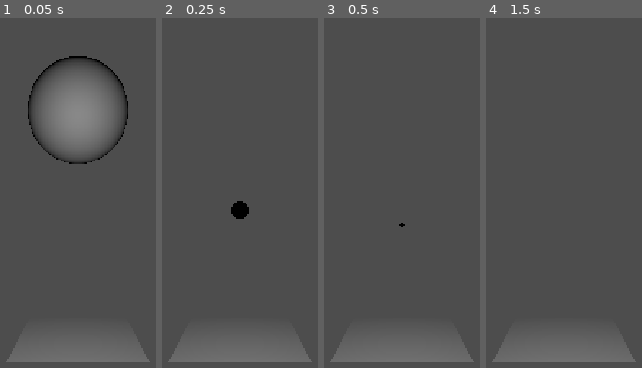
Above: before the commit, frames 1-4 (left to right).
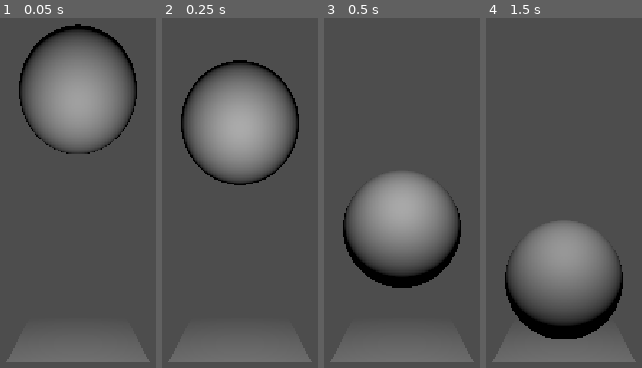
Above: after the commit, the same moments.

Repository: FlameFreezer/170.3
Game: Godot game, scene res://scenes/main.tscn
Same seed, same stepped clock (60 frames per second), same inputs: the game is played once before the commit and once after it.
Inputs:
- Up to frame 1 (0.05 s): no input
- Up to frame 2 (0.25 s): no input
- Up to frame 3 (0.5 s): no input
- Up to frame 4 (1.5 s): hold D (steer right) 0.53-1.28 s; hold Shift (clutch) 0.53-1.28 s; tap Enter at 1.25 s; hold Q (downshift) from 1.28 s (still down); tap W (throttle) at 1.35 s

The runs differ from the first frame. In frame 1, 12% of the frame differs, in the area x 12-88%, y 1-42%; in frame 2, 16%, in the area x 12-88%, y 12-58%; in frame 3, 15%; in frame 4, 14%.

Commit message:
Rear wheels working MASHALLAH WE ARE SAVED

Diff:
--- a/Scripts/Car/chassis.gd
+++ b/Scripts/Car/chassis.gd
@@ -12,11 +12,11 @@
 @export var redline_rpm: float = 10000 # Based on my own car's redline, even if I never reached it while recording its noises
 @export var starting_rpm: float = 0
 @export var flywheel_weight: float = 6
-@export var cylinder_volume: float = 1
+@export var cylinder_volume: float = 10
 @export var drag_factor: float = 0.2
 
 @export_category("Transmission variables")
-@export var gear_ratios: Array[float] = [1.0/500, 1.0/375, 1.0/200, 1.0/125, 1.0/75, 1.0/50]
+@export var gear_ratios: Array[float] = [1.0/50, 1.0/25, 1.0/12.5, 1.0/6.25, 1.0/75, 1.0/3.125]
 @export var starting_gear_ratio_index: int = 0
 @export var clutch_response_time: float = 0.5 # In seconds
 
@@ -54,24 +54,26 @@
 	throttle_input = Input.is_action_pressed("throttle") as int
 	handbrake_input = Input.is_action_pressed("handbrake") as int
 	steering_input = (Input.is_action_pressed("steer right") as int) - (Input.is_action_pressed("steer left") as int)
+	if (shifter_input == 0):
+		shifter_input = (Input.is_action_just_pressed("upshift") as int) - (Input.is_action_just_pressed("downshift") as int)
 	clutch_input = Input.is_action_pressed("clutch") as int
 
 ## Uses Godot's physics engine to apply forces calculated by our physics engine
 func _physics_process(delta: float) -> void:
-	shifter_input = (Input.is_action_just_pressed("upshift") as int) - (Input.is_action_just_pressed("downshift") as int)
 	var motor_proposed_rpm := motor.propose_rpm(throttle_input, delta)
 	var rear_axle_proposed_rpm := rear_axle.propose_rpm(delta)
 	transmission.update_clutch_state(clutch_input, delta)
 	transmission.update_gear(shifter_input)
+	shifter_input = 0
 
 	transmission.transmit_energy(motor_proposed_rpm, rear_axle_proposed_rpm, motor, rear_axle)
 
 
 	var current_velocity = utils.get_vector2(linear_velocity)
-	var current_direction = utils.get_vector2(global_basis.z)
-	var rear_force = rear_axle.get_force_output(current_velocity, current_direction, delta) * 1000.0
-	var front_force = front_axle.get_force_output(current_velocity, current_direction) * 1000.0
+	var current_direction = utils.get_vector2(transform.basis * Vector3.FORWARD)
+	var rear_force = rear_axle.get_force_output(current_velocity, current_direction, delta)
+	var front_force = front_axle.get_force_output(current_velocity, current_direction)
 	printerr("_physics_process:\nmotor_proposed_rpm: %f\nrear_axle_proposed_rpm: %f\nmotor_true_rpm: %f\nrear_wheels_true_rpm: %f\nslipping: %f\nrear_force: %v\n" % [motor_proposed_rpm, rear_axle_proposed_rpm, motor.true_rpm, rear_axle.true_rpm, rear_axle.slipping as int, rear_force])
 	# apply_force(Vector3(front_force.x, 0, front_force.y), Vector3(0, 0, front_wheel_offset))
-	# apply_force(Vector3(rear_force.x, 0, rear_force.y), Vector3(0, 0, rear_wheel_offset))
-	apply_force(Vector3(0, 0, -500), Vector3(0, 0, 0))
+	apply_force(Vector3(rear_force.x, 0, rear_force.y), Vector3(0, 0, rear_wheel_offset))
+	# apply_force(Vector3(0, 0, -500), Vector3(0, 0, 0))
--- a/Scripts/Car/rear_axle.gd
+++ b/Scripts/Car/rear_axle.gd
@@ -112,9 +112,6 @@
 		cornering_output_vec = slip_motion.normalized() * -1 * min(abs(cornering_demand * chassis_mass), max_kinetic_friction_force * (1 - kinetic_friction_accel_factor))
 	else:
 		cornering_output_vec = slip_motion.normalized() * -1 * min(abs(cornering_demand * chassis_mass), abs(max_static_friction_force - acceleration_output_force))
-	var bound_slip_accel: float = min(abs(acceleration_demand * chassis_mass), max_kinetic_friction_force * kinetic_friction_accel_factor)
-	var bound_noslip_accel: float = min(abs(acceleration_demand * chassis_mass), max_static_friction_force)
-	var bound_slip_corner: float = min(abs(cornering_demand * chassis_mass), max_kinetic_friction_force * (1 - kinetic_friction_accel_factor))
-	var bound_noslip_corner: float = min(abs(cornering_demand * chassis_mass), abs(max_static_friction_force - acceleration_output_force))
 
-	return (acceleration_output_vec + cornering_output_vec)
+	var return_vec: Vector2 = acceleration_output_vec + cornering_output_vec
+	return return_vec
